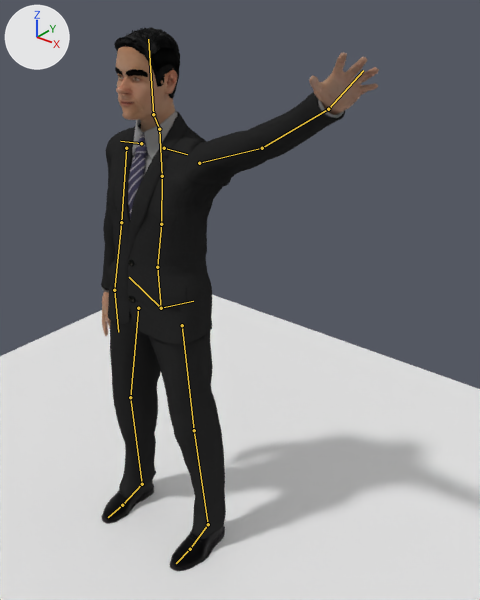
A saved change to the Blender file Makehuman To Blender/JimArmeture.blend.
Rendered twice from a 50 mm lens placed at (13.32, -13.03, 17.52), pointed at (2.49, 0.51, 9.12). The lights are fixed; the arrows at upper left show +X, +Y and +Z. The older version comes first. Both versions are drawn at frame 73 of the action 'Wave'; the numbers are the values there. The bones that bend it are drawn over the model as lines.

Names of what the first picture shows: 'JimBaldy', 'Plane'.
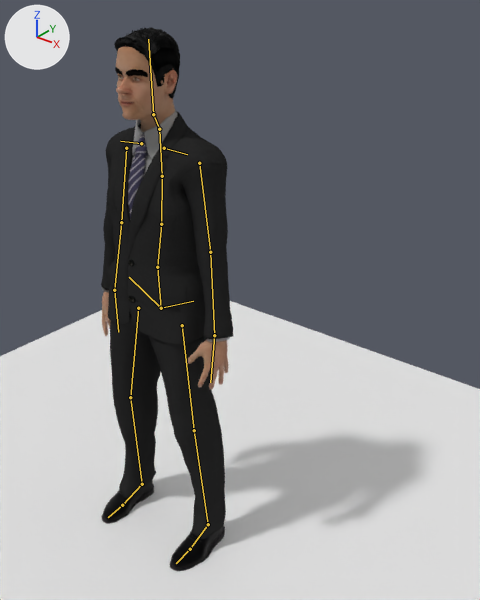
What the commit changed:
Bone 'UpperArm.L' (bone_upperarm_l) turns from (7, -17, 66) to (3, 3, -30) degrees about its own x, y and z.
Bone 'LowerArm.L' (bone_lowerarm_l) turns from (-38, -24, 28) to (-36, 9, -8) degrees about its own x, y and z.
Bone 'Hand.L' (bone_hand_l) turns from (16, 2, 6) to (0, 0, 0) degrees about its own x, y and z.

Where the change shows, as pixel boxes (x1, y1, x2, y2) in the pictures (480 x 600 px):
'JimBaldy', posed (52% narrower)
    before: (101, 27, 379, 571)
    after: (101, 27, 233, 571)
bone 'UpperArm.L', root to tip
    before: (199, 163) to (262, 148)
    after: (199, 163) to (210, 252)
bone 'LowerArm.L', root to tip
    before: (262, 148) to (328, 109)
    after: (210, 252) to (214, 335)
bone 'Hand.L', root to tip
    before: (328, 109) to (363, 70)
    after: (214, 335) to (210, 382)
